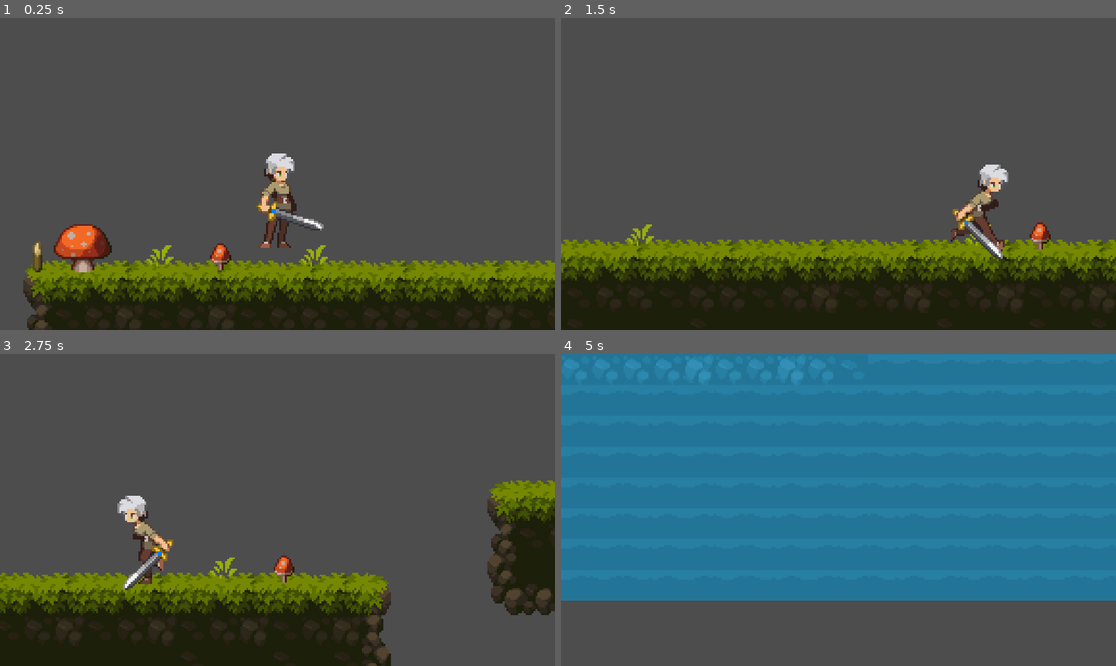
Above: before the commit, frames 1-4 (two rows, left to right).
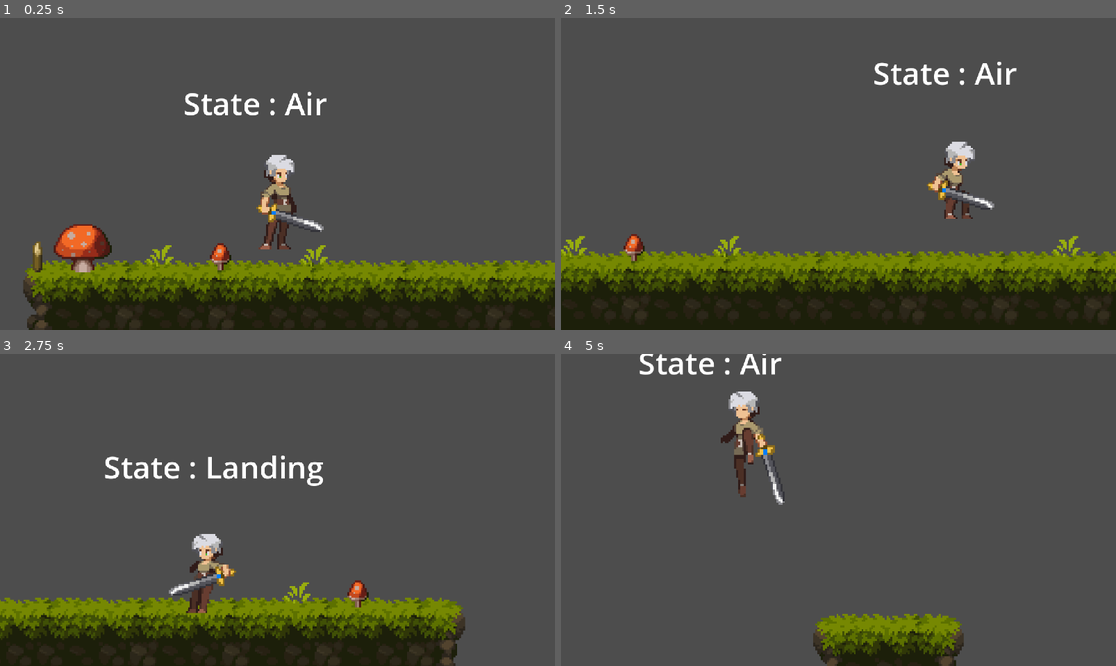
Above: after the commit, the same moments.

Repository: Massimosch/platformer2d
Game: Godot game, scene res://Levels/level01.tscn
The game is run twice, just before and just after one commit, with the same random seed, the same clock (stepped at 60 frames per second) and the same inputs.
Inputs:
- Up to frame 1 (0.25 s): no input
- Up to frame 2 (1.5 s): hold Space (jump) 0.53-1.28 s; hold D (right) from 0.53 s (still down); tap Space (jump) at 1.35 s
- Up to frame 3 (2.75 s): tap Space (jump) at 1.52, 1.82 s; release D (right) at 2.03 s; hold A (left) from 2.03 s (still down); hold Space (jump) from 2.03 s (still down)
- Up to frame 4 (5 s): release A (left) at 2.78 s; release Space (jump) at 2.78 s; hold D (right) 2.78-4.28 s; tap Space (jump) at 2.85, 3.02, 3.32, 4.35, 4.52, 4.82 s; hold Space (jump) 3.53-4.28 s; hold A (left) from 4.28 s (still down)

The runs differ from the first frame. In frame 1, 1.3% of the frame differs, in the area x 33-59%, y 23-75%; in frame 2, 14%; in frame 3, 22%; in frame 4, 83%, in the area x 0-100%, y 0-100%.

Commit message:
State Machine For Player

Diff:
--- a/Characters/AirState.gd
+++ b/Characters/AirState.gd
@@ -2,3 +2,28 @@
 
 
 class_name AirState
+
+@export var landing_state : State
+@export var double_jump_velocity : float = -100
+@export var double_jump_animation : String = ""
+@export var landing_animation : String = ""
+
+var has_double_jumped = false
+
+func state_process(delta):
+	if (character.is_on_floor()):
+		next_state = landing_state
+
+func state_input(event : InputEvent):
+	if(event.is_action_pressed("jump") && !has_double_jumped):
+		double_jump()
+
+func on_exit():
+	if (next_state == landing_state):
+		playback.travel(landing_animation)
+		has_double_jumped = false
+
+func double_jump():
+	character.velocity.y = double_jump_velocity
+	playback.travel(double_jump_animation)
+	has_double_jumped = true
--- a/Characters/CharacterStateMachine.gd
+++ b/Characters/CharacterStateMachine.gd
@@ -3,6 +3,7 @@
 class_name CharacterStateMachine
 
 @export var character : CharacterBody2D
+@export var animation_tree : AnimationTree
 @export var current_state : State
 
 var states : Array[State]
@@ -14,9 +15,26 @@
 
 			#Set the state up with what they need to function
 			child.character = character
+			child.playback = animation_tree["parameters/playback"]
 
 		else:
 			push_warning("Child " + child.name + " is not a State")
 
+func _physics_process(delta):
+	if (current_state.next_state != null):
+		switch_states(current_state.next_state)
+	current_state.state_process(delta)
+
+
 func check_if_can_move():
 	return current_state.can_move
+
+func switch_states(new_state : State):
+	if (current_state != null):
+		current_state.on_exit()
+		current_state.next_state = null
+	current_state = new_state
+	current_state.on_enter()
+
+func _input(event : InputEvent):
+	current_state.state_input(event)
--- a/Characters/GroundState.gd
+++ b/Characters/GroundState.gd
@@ -3,7 +3,12 @@
 class_name GroundState
 @export var jump_velocity : float = -200.0
 @export var air_state : State
+@export var jump_animation : String = ""
 
+
+func state_process(delta):
+	if (!character.is_on_floor()):
+		next_state = air_state
 
 func state_input(event : InputEvent):
 	if(event.is_action_pressed("jump")):
@@ -12,3 +17,4 @@
 func jump():
 	character.velocity.y = jump_velocity
 	next_state = air_state
+	playback.travel(jump_animation)
--- a/Characters/LandingState.gd
+++ b/Characters/LandingState.gd
@@ -2,3 +2,9 @@
 
 
 class_name LandingState
+@export var landing_animation_name : String = ""
+@export var ground_state : State
+
+func _on_animation_tree_animation_finished(anim_name):
+	if (anim_name == landing_animation_name):
+		next_state = ground_state
--- a/Characters/State.gd
+++ b/Characters/State.gd
@@ -6,7 +6,17 @@
 @export var can_move : bool = true
 
 var character : CharacterBody2D
+var playback : AnimationNodeStateMachinePlayback
 var next_state : State
+
+func state_process(delta):
+	pass
 
 func state_input(event : InputEvent):
 	pass
+
+func on_enter():
+	pass
+
+func on_exit():
+	pass
--- /dev/null
+++ b/Characters/StateDebugLabel.gd
@@ -0,0 +1,11 @@
+extends Label
+@export var state_machine : CharacterStateMachine
+
+# Called when the node enters the scene tree for the first time.
+func _ready():
+	pass # Replace with function body.
+
+
+# Called every frame. 'delta' is the elapsed time since the previous frame.
+func _process(delta):
+	text = "State : " + state_machine.current_state.name
--- a/Characters/player.gd
+++ b/Characters/player.gd
@@ -1,20 +1,15 @@
 extends CharacterBody2D
 
-
 @export var speed : float = 200.0
-
-@export var double_jump_velocity : float = -100
-
 @onready var sprite : Sprite2D = $Sprite2D
 @onready var animation_tree : AnimationTree = $AnimationTree
 @onready var state_machine : CharacterStateMachine = $CharacterStateMachine
 
 #hae gravity projekti settingeistä ja synccc rigidbody nodejen kanssa
 var gravity = ProjectSettings.get_setting("physics/2d/default_gravity")
-var has_double_jumped : bool = false
-var animation_locked : bool = false
+
 var direction : Vector2 = Vector2.ZERO
-var was_in_air : bool = false
+
 
 func _ready():
 	#VOISI MYÖS VALITA ANIMATION TREESTÄ ACTIVE = ON
@@ -25,22 +20,6 @@
 	# Add the gravity.
 	if not is_on_floor():
 		velocity += get_gravity() * delta
-		was_in_air = true
-	else:
-		has_double_jumped = false
-
-		if was_in_air == true:
-			land()
-			was_in_air = false
-
-	# Handle jump.
-	if Input.is_action_just_pressed("jump"):
-		if is_on_floor():
-			#Normal jump
-			pass
-		elif not has_double_jumped:
-			double_jump()
-
 
 	# Get the input direction and handle the movement/deceleration.
 	# As good practice, you should replace UI actions with custom gameplay actions.
@@ -51,10 +30,10 @@
 		velocity.x = move_toward(velocity.x, 0, speed)
 
 	move_and_slide()
-	update_animation()
+	update_animation_parameters()
 	update_facing_dir()
 
-func update_animation():
+func update_animation_parameters():
 	animation_tree.set("parameters/Move/blend_position", direction.x)
 
 
@@ -63,11 +42,3 @@
 		sprite.flip_h = false
 	elif direction.x < 0:
 		sprite.flip_h = true
-
-func double_jump():
-	velocity.y = double_jump_velocity
-	animation_locked = true
-	has_double_jumped = true
-
-func land():
-	animation_locked = true
--- a/Characters/player.tscn
+++ b/Characters/player.tscn
@@ -1,293 +1,14 @@
-[gd_scene load_steps=58 format=3 uid="uid://bgsi1vo3el1wv"]
+[gd_scene load_steps=32 format=3 uid="uid://bgsi1vo3el1wv"]
 
 [ext_resource type="Texture2D" uid="uid://dep52ujq4gv51" path="res://Art/Legacy-Fantasy - High Forest 2.3/Character/Idle/Idle-Sheet.png" id="1_5mj4t"]
 [ext_resource type="Script" uid="uid://bxq1vd4trhlp7" path="res://Characters/player.gd" id="1_eovys"]
-[ext_resource type="Texture2D" uid="uid://bvje7ycjnft1n" path="res://Art/Legacy-Fantasy - High Forest 2.3/Character/Jump-End/Jump-End-Sheet.png" id="3_4m0gv"]
 [ext_resource type="Texture2D" uid="uid://5m6rpw5jp7l" path="res://Art/Legacy-Fantasy - High Forest 2.3/Character/Run/Run-Sheet.png" id="3_vb825"]
-[ext_resource type="Texture2D" uid="uid://b1vdgjk1l2cu7" path="res://Art/Legacy-Fantasy - High Forest 2.3/Character/Jump-Start/Jump-Start-Sheet.png" id="4_p728j"]
 [ext_resource type="Texture2D" uid="uid://ent726f0jcyx" path="res://Art/Legacy-Fantasy - High Forest 2.3/Character/Jumlp-All/Jump-All-Sheet.png" id="5_5slg2"]
 [ext_resource type="Script" uid="uid://blu6jnyrcjnu" path="res://Characters/CharacterStateMachine.gd" id="7_p728j"]
 [ext_resource type="Script" uid="uid://dbwdr01nxqe5p" path="res://Characters/GroundState.gd" id="8_5slg2"]
 [ext_resource type="Script" uid="uid://5kkng6c3s4q2" path="res://Characters/AirState.gd" id="9_w3rah"]
 [ext_resource type="Script" uid="uid://d1w14p1bwafxl" path="res://Characters/LandingState.gd" id="10_c4gpq"]
-
-[sub_resource type="AtlasTexture" id="AtlasTexture_65n15"]
-atlas = ExtResource("1_5mj4t")
-region = Rect2(0, 0, 64, 80)
-
-[sub_resource type="AtlasTexture" id="AtlasTexture_l48on"]
-atlas = ExtResource("1_5mj4t")
-region = Rect2(64, 0, 64, 80)
-
-[sub_resource type="AtlasTexture" id="AtlasTexture_4m0gv"]
-atlas = ExtResource("1_5mj4t")
-region = Rect2(128, 0, 64, 80)
-
-[sub_resource type="AtlasTexture" id="AtlasTexture_p728j"]
-atlas = ExtResource("1_5mj4t")
-region = Rect2(192, 0, 64, 80)
-
-[sub_resource type="AtlasTexture" id="AtlasTexture_6a624"]
-atlas = ExtResource("4_p728j")
-region = Rect2(128, 0, 64, 64)
-
-[sub_resource type="AtlasTexture" id="AtlasTexture_oxvfy"]
-atlas = ExtResource("4_p728j")
-region = Rect2(192, 0, 64, 64)
-
-[sub_resource type="AtlasTexture" id="AtlasTexture_iga2k"]
-atlas = ExtResource("3_4m0gv")
-region = Rect2(0, 0, 64, 64)
-
-[sub_resource type="AtlasTexture" id="AtlasTexture_y0e2x"]
-atlas = ExtResource("3_4m0gv")
-region = Rect2(64, 0, 64, 64)
-
-[sub_resource type="AtlasTexture" id="AtlasTexture_8an5f"]
-atlas = ExtResource("3_4m0gv")
-region = Rect2(128, 0, 64, 64)
-
-[sub_resource type="AtlasTexture" id="AtlasTexture_1k0q4"]
-atlas = ExtResource("5_5slg2")
-region = Rect2(256, 0, 64, 64)
-
-[sub_resource type="AtlasTexture" id="AtlasTexture_d6p4m"]
-atlas = ExtResource("5_5slg2")
-region = Rect2(320, 0, 64, 64)
-
-[sub_resource type="AtlasTexture" id="AtlasTexture_foksl"]
-atlas = ExtResource("5_5slg2")
-region = Rect2(384, 0, 64, 64)
-
-[sub_resource type="AtlasTexture" id="AtlasTexture_0dcce"]
-atlas = ExtResource("5_5slg2")
-region = Rect2(448, 0, 64, 64)
-
-[sub_resource type="AtlasTexture" id="AtlasTexture_go50p"]
-atlas = ExtResource("5_5slg2")
-region = Rect2(512, 0, 64, 64)
-
-[sub_resource type="AtlasTexture" id="AtlasTexture_puhia"]
-atlas = ExtResource("5_5slg2")
-region = Rect2(576, 0, 64, 64)
-
-[sub_resource type="AtlasTexture" id="AtlasTexture_0qaj4"]
-atlas = ExtResource("4_p728j")
-region = Rect2(0, 0, 64, 64)
-
-[sub_resource type="AtlasTexture" id="AtlasTexture_h3pa0"]
-atlas = ExtResource("4_p728j")
-region = Rect2(64, 0, 64, 64)
-
-[sub_resource type="AtlasTexture" id="AtlasTexture_ibds6"]
-atlas = ExtResource("4_p728j")
-region = Rect2(128, 0, 64, 64)
-
-[sub_resource type="AtlasTexture" id="AtlasTexture_aw3oq"]
-atlas = ExtResource("4_p728j")
-region = Rect2(192, 0, 64, 64)
-
-[sub_resource type="AtlasTexture" id="AtlasTexture_0l7lf"]
-atlas = ExtResource("5_5slg2")
-region = Rect2(256, 0, 64, 64)
-
-[sub_resource type="AtlasTexture" id="AtlasTexture_0rrrc"]
-atlas = ExtResource("5_5slg2")
-region = Rect2(320, 0, 64, 64)
-
-[sub_resource type="AtlasTexture" id="AtlasTexture_4heda"]
-atlas = ExtResource("5_5slg2")
-region = Rect2(384, 0, 64, 64)
-
-[sub_resource type="AtlasTexture" id="AtlasTexture_bwhr1"]
-atlas = ExtResource("5_5slg2")
-region = Rect2(448, 0, 64, 64)
-
-[sub_resource type="AtlasTexture" id="AtlasTexture_3ibbd"]
-atlas = ExtResource("5_5slg2")
-region = Rect2(512, 0, 64, 64)
-
-[sub_resource type="AtlasTexture" id="AtlasTexture_7h813"]
-atlas = ExtResource("5_5slg2")
-region = Rect2(576, 0, 64, 64)
-
-[sub_resource type="AtlasTexture" id="AtlasTexture_m0yi4"]
-atlas = ExtResource("5_5slg2")
-region = Rect2(640, 0, 64, 64)
-
-[sub_resource type="AtlasTexture" id="AtlasTexture_o4h37"]
-atlas = ExtResource("5_5slg2")
-region = Rect2(704, 0, 64, 64)
-
-[sub_resource type="AtlasTexture" id="AtlasTexture_5slg2"]
-atlas = ExtResource("3_vb825")
-region = Rect2(0, 0, 80, 80)
-
-[sub_resource type="AtlasTexture" id="AtlasTexture_cbmiu"]
-atlas = ExtResource("3_vb825")
-region = Rect2(80, 0, 80, 80)
-
-[sub_resource type="AtlasTexture" id="AtlasTexture_w3rah"]
-atlas = ExtResource("3_vb825")
-region = Rect2(160, 0, 80, 80)
-
-[sub_resource type="AtlasTexture" id="AtlasTexture_c4gpq"]
-atlas = ExtResource("3_vb825")
-region = Rect2(240, 0, 80, 80)
-
-[sub_resource type="AtlasTexture" id="AtlasTexture_642pg"]
-atlas = ExtResource("3_vb825")
-region = Rect2(320, 0, 80, 80)
-
-[sub_resource type="AtlasTexture" id="AtlasTexture_q6x5r"]
-atlas = ExtResource("3_vb825")
-region = Rect2(400, 0, 80, 80)
-
-[sub_resource type="AtlasTexture" id="AtlasTexture_22qw1"]
-atlas = ExtResource("3_vb825")
-region = Rect2(480, 0, 80, 80)
-
-[sub_resource type="AtlasTexture" id="AtlasTexture_mevwr"]
-atlas = ExtResource("3_vb825")
-region = Rect2(560, 0, 80, 80)
-
-[sub_resource type="SpriteFrames" id="SpriteFrames_iga2k"]
-animations = [{
-"frames": [{
-"duration": 1.0,
-"texture": SubResource("AtlasTexture_65n15")
-}, {
-"duration": 1.0,
-"texture": SubResource("AtlasTexture_l48on")
-}, {
-"duration": 1.0,
-"texture": SubResource("AtlasTexture_4m0gv")
-}, {
-"duration": 1.0,
-"texture": SubResource("AtlasTexture_p728j")
-}],
-"loop": true,
-"name": &"idle",
-"speed": 10.0
-}, {
-"frames": [{
-"duration": 1.0,
-"texture": SubResource("AtlasTexture_6a624")
-}, {
-"duration": 1.0,
-"texture": SubResource("AtlasTexture_oxvfy")
-}],
-"loop": false,
-"name": &"jump_double",
-"speed": 10.0
-}, {
-"frames": [{
-"duration": 1.0,
-"texture": SubResource("AtlasTexture_iga2k")
-}, {
-"duration": 1.0,
-"texture": SubResource("AtlasTexture_y0e2x")
-}, {
-"duration": 1.0,
-"texture": SubResource("AtlasTexture_8an5f")
-}],
-"loop": false,
-"name": &"jump_end",
-"speed": 10.0
-}, {
-"frames": [{
-"duration": 1.0,
-"texture": SubResource("AtlasTexture_1k0q4")
-}, {
-"duration": 1.0,
-"texture": SubResource("AtlasTexture_d6p4m")
-}, {
-"duration": 1.0,
-"texture": SubResource("AtlasTexture_foksl")
-}, {
-"duration": 1.0,
-"texture": SubResource("AtlasTexture_0dcce")
-}, {
-"duration": 1.0,
-"texture": SubResource("AtlasTexture_go50p")
-}, {
-"duration": 1.0,
-"texture": SubResource("AtlasTexture_puhia")
-}],
-"loop": true,
-"name": &"jump_loop",
-"speed": 10.0
-}, {
-"frames": [{
-"duration": 1.0,
-"texture": SubResource("AtlasTexture_0qaj4")
-}, {
-"duration": 1.0,
-"texture": SubResource("AtlasTexture_h3pa0")
-}, {
-"duration": 1.0,
-"texture": SubResource("AtlasTexture_ibds6")
-}, {
-"duration": 1.0,
-"texture": SubResource("AtlasTexture_aw3oq")
-}, {
-"duration": 1.0,
-"texture": SubResource("AtlasTexture_0l7lf")
-}, {
-"duration": 1.0,
-"texture": SubResource("AtlasTexture_0rrrc")
-}, {
-"duration": 1.0,
-"texture": SubResource("AtlasTexture_4heda")
-}, {
-"duration": 1.0,
-"texture": SubResource("AtlasTexture_bwhr1")
-}, {
-"duration": 1.0,
-"texture": SubResource("AtlasTexture_3ibbd")
-}, {
-"duration": 1.0,
-"texture": SubResource("AtlasTexture_7h813")
-}, {
-"duration": 1.0,
-"texture": SubResource("AtlasTexture_m0yi4")
-}, {
-"duration": 1.0,
-"texture": SubResource("AtlasTexture_o4h37")
-}],
-"loop": false,
-"name": &"jump_start",
-"speed": 10.0
-}, {
-"frames": [{
-"duration": 1.0,
-"texture": SubResource("AtlasTexture_5slg2")
-}, {
-"duration": 1.0,
-"texture": SubResource("AtlasTexture_cbmiu")
-}, {
-"duration": 1.0,
-"texture": SubResource("AtlasTexture_w3rah")
-}, {
-"duration": 1.0,
-"texture": SubResource("AtlasTexture_c4gpq")
-}, {
-"duration": 1.0,
-"texture": SubResource("AtlasTexture_642pg")
-}, {
-"duration": 1.0,
-"texture": SubResource("AtlasTexture_q6x5r")
-}, {
-"duration": 1.0,
-"texture": SubResource("AtlasTexture_22qw1")
-}, {
-"duration": 1.0,
-"texture": SubResource("AtlasTexture_mevwr")
-}],
-"loop": true,
-"name": &"run",
-"speed": 10.0
-}]
+[ext_resource type="Script" uid="uid://ek5gr30p83n8" path="res://Characters/StateDebugLabel.gd" id="11_c4gpq"]
 
 [sub_resource type="CapsuleShape2D" id="CapsuleShape2D_ywxx0"]
 radius = 8.0
@@ -326,10 +47,10 @@
 tracks/2/interp = 1
 tracks/2/loop_wrap = true
 tracks/2/keys = {
-"times": PackedFloat32Array(0),
-"transitions": PackedFloat32Array(1),
-"update": 1,
-"values": [0]
+"times": PackedFloat32Array(),
+"transitions": PackedFloat32Array(),
+"update": 1,
+"values": []
 }
 
 [sub_resource type="Animation" id="Animation_4m0gv"]
@@ -372,6 +93,88 @@
 "transitions": PackedFloat32Array(1, 1, 1, 1),
 "update": 1,
 "values": [0, 1, 2, 3]
+}
+
+[sub_resource type="Animation" id="Animation_642pg"]
+resource_name = "jump_end"
+length = 0.3
+step = 0.1
+tracks/0/type = "value"
+tracks/0/imported = false
+tracks/0/enabled = true
+tracks/0/path = NodePath("Sprite2D:texture")
+tracks/0/interp = 1
+tracks/0/loop_wrap = true
+tracks/0/keys = {
+"times": PackedFloat32Array(0),
+"transitions": PackedFloat32Array(1),
+"update": 1,
+"values": [ExtResource("5_5slg2")]
+}
+tracks/1/type = "value"
+tracks/1/imported = false
+tracks/1/enabled = true
+tracks/1/path = NodePath("Sprite2D:hframes")
+tracks/1/interp = 1
+tracks/1/loop_wrap = true
+tracks/1/keys = {
+"times": PackedFloat32Array(0),
+"transitions": PackedFloat32Array(1),
+"update": 1,
+"values": [15]
+}
+tracks/2/type = "value"
+tracks/2/imported = false
+tracks/2/enabled = true
+tracks/2/path = NodePath("Sprite2D:frame")
+tracks/2/interp = 1
+tracks/2/loop_wrap = true
+tracks/2/keys = {
+"times": PackedFloat32Array(0, 0.1, 0.2),
+"transitions": PackedFloat32Array(1, 1, 1),
+"update": 1,
+"values": [12, 13, 14]
+}
+
+[sub_resource type="Animation" id="Animation_c4gpq"]
+resource_name = "jump_start"
+length = 1.2
+step = 0.1
+tracks/0/type = "value"
+tracks/0/imported = false
+tracks/0/enabled = true
+tracks/0/path = NodePath("Sprite2D:texture")
+tracks/0/interp = 1
+tracks/0/loop_wrap = true
+tracks/0/keys = {
+"times": PackedFloat32Array(0),
+"transitions": PackedFloat32Array(1),
+"update": 1,
+"values": [ExtResource("5_5slg2")]
+}
+tracks/1/type = "value"
+tracks/1/imported = false
+tracks/1/enabled = true
+tracks/1/path = NodePath("Sprite2D:hframes")
+tracks/1/interp = 1
+tracks/1/loop_wrap = true
+tracks/1/keys = {
+"times": PackedFloat32Array(0),
+"transitions": PackedFloat32Array(1),
+"update": 1,
+"values": [15]
+}
+tracks/2/type = "value"
+tracks/2/imported = false
+tracks/2/enabled = true
+tracks/2/path = NodePath("Sprite2D:frame")
+tracks/2/interp = 1
+tracks/2/loop_wrap = true
+tracks/2/keys = {
+"times": PackedFloat32Array(0, 0.1, 0.2, 0.3, 0.4, 0.5, 0.6, 0.7, 0.8, 0.9, 1, 1.1),
+"transitions": PackedFloat32Array(1, 1, 1, 1, 1, 1, 1, 1, 1, 1, 1, 1),
+"update": 1,
+"values": [0, 1, 2, 3, 4, 5, 6, 7, 8, 9, 10, 11]
 }
 
 [sub_resource type="Animation" id="Animation_5slg2"]
@@ -428,10 +231,53 @@
 "values": [0, 1, 2, 3, 4, 5, 6, 7]
 }
 
+[sub_resource type="Animation" id="Animation_q6x5r"]
+resource_name = "double_jump"
+step = 0.1
+tracks/0/type = "value"
+tracks/0/imported = false
+tracks/0/enabled = true
+tracks/0/path = NodePath("Sprite2D:texture")
+tracks/0/interp = 1
+tracks/0/loop_wrap = true
+tracks/0/keys = {
+"times": PackedFloat32Array(0),
+"transitions": PackedFloat32Array(1),
+"update": 1,
+"values": [ExtResource("5_5slg2")]
+}
+tracks/1/type = "value"
+tracks/1/imported = false
+tracks/1/enabled = true
+tracks/1/path = NodePath("Sprite2D:hframes")
+tracks/1/interp = 1
+tracks/1/loop_wrap = true
+tracks/1/keys = {
+"times": PackedFloat32Array(0),
+"transitions": PackedFloat32Array(1),
+"update": 1,
+"values": [15]
+}
+tracks/2/type = "value"
+tracks/2/imported = false
+tracks/2/enabled = true
+tracks/2/path = NodePath("Sprite2D:frame")
+tracks/2/interp = 1
+tracks/2/loop_wrap = true
+tracks/2/keys = {
+"times": PackedFloat32Array(0, 0.1, 0.2, 0.3, 0.4, 0.5, 0.6, 0.7, 0.8, 0.9),
+"transitions": PackedFloat32Array(1, 1, 1, 1, 1, 1, 1, 1, 1, 1),
+"update": 1,
+"values": [2, 3, 4, 5, 6, 7, 8, 9, 10, 11]
+}
+
 [sub_resource type="AnimationLibrary" id="AnimationLibrary_cbmiu"]
 _data = {
 &"RESET": SubResource("Animation_p728j"),
+&"double_jump": SubResource("Animation_q6x5r"),
 &"idle": SubResource("Animation_4m0gv"),
+&"jump_end": SubResource("Animation_642pg"),
+&"jump_start": SubResource("Animation_c4gpq"),
 &"run": SubResource("Animation_5slg2")
 }
 
@@ -453,31 +299,52 @@
 blend_point_2/pos = -1.0
 blend_mode = 1
 
+[sub_resource type="AnimationNodeAnimation" id="AnimationNodeAnimation_22qw1"]
+animation = &"double_jump"
+
+[sub_resource type="AnimationNodeAnimation" id="AnimationNodeAnimation_mevwr"]
+animation = &"jump_end"
+
+[sub_resource type="AnimationNodeAnimation" id="AnimationNodeAnimation_iga2k"]
+animation = &"jump_start"
+
 [sub_resource type="AnimationNodeStateMachineTransition" id="AnimationNodeStateMachineTransition_22qw1"]
 advance_mode = 2
 
+[sub_resource type="AnimationNodeStateMachineTransition" id="AnimationNodeStateMachineTransition_y0e2x"]
+
+[sub_resource type="AnimationNodeStateMachineTransition" id="AnimationNodeStateMachineTransition_8an5f"]
+
+[sub_resource type="AnimationNodeStateMachineTransition" id="AnimationNodeStateMachineTransition_0qaj4"]
+switch_mode = 2
+advance_mode = 2
+
+[sub_resource type="AnimationNodeStateMachineTransition" id="AnimationNodeStateMachineTransition_h3pa0"]
+
+[sub_resource type="AnimationNodeStateMachineTransition" id="AnimationNodeStateMachineTransition_ibds6"]
+
 [sub_resource type="AnimationNodeStateMachine" id="AnimationNodeStateMachine_mevwr"]
 states/Move/node = SubResource("AnimationNodeBlendSpace1D_q6x5r")
-states/Move/position = Vector2(410, 100)
-transitions = ["Start", "Move", SubResource("AnimationNodeStateMachineTransition_22qw1")]
+states/Move/position = Vector2(410, 112)
+states/double_jump/node = SubResource("AnimationNodeAnimation_22qw1")
+states/double_jump/position = Vector2(410, -86)
+states/jump_end/node = SubResource("AnimationNodeAnimation_mevwr")
+states/jump_end/position = Vector2(595, 5)
+states/jump_start/node = SubResource("AnimationNodeAnimation_iga2k")
+states/jump_start/position = Vector2(410, 5)
+transitions = ["Start", "Move", SubResource("AnimationNodeStateMachineTransition_22qw1"), "Move", "jump_start", SubResource("AnimationNodeStateMachineTransition_y0e2x"), "jump_start", "jump_end", SubResource("AnimationNodeStateMachineTransition_8an5f"), "jump_end", "Move", SubResource("AnimationNodeStateMachineTransition_0qaj4"), "jump_start", "double_jump", SubResource("AnimationNodeStateMachineTransition_h3pa0"), "double_jump", "jump_end", SubResource("AnimationNodeStateMachineTransition_ibds6")]
+graph_offset = Vector2(-79, -124)
 
 [node name="Player" type="CharacterBody2D"]
 script = ExtResource("1_eovys")
-double_jump_velocity = -150.0
-
-[node name="AnimatedSprite2D" type="AnimatedSprite2D" parent="."]
-visible = false
-sprite_frames = SubResource("SpriteFrames_iga2k")
-animation = &"jump_double"
-autoplay = "idle"
+
+[node name="CollisionShape2D" type="CollisionShape2D" parent="."]
+position = Vector2(0, 8)
+shape = SubResource("CapsuleShape2D_ywxx0")
+
+[node name="Sprite2D" type="Sprite2D" parent="."]
+position = Vector2(-32, -32)
 centered = false
-offset = Vector2(-32, -40)
-
-[node name="CollisionShape2D" type="CollisionShape2D" parent="."]
-position = Vector2(0, 2)
-shape = SubResource("CapsuleShape2D_ywxx0")
-
-[node name="Sprite2D" type="Sprite2D" parent="."]
 
 [node name="AnimationPlayer" type="AnimationPlayer" parent="."]
 libraries = {
@@ -487,22 +354,38 @@
 [node name="AnimationTree" type="AnimationTree" parent="."]
 tree_root = SubResource("AnimationNodeStateMachine_mevwr")
 anim_player = NodePath("../AnimationPlayer")
-parameters/Move/blend_position = 0
-
-[node name="CharacterStateMachine" type="Node" parent="." node_paths=PackedStringArray("character", "current_state")]
+parameters/Move/blend_position = -0.000589252
+
+[node name="CharacterStateMachine" type="Node" parent="." node_paths=PackedStringArray("character", "animation_tree", "current_state")]
 script = ExtResource("7_p728j")
 character = NodePath("..")
+animation_tree = NodePath("../AnimationTree")
 current_state = NodePath("Ground")
 
 [node name="Ground" type="Node" parent="CharacterStateMachine" node_paths=PackedStringArray("air_state")]
 script = ExtResource("8_5slg2")
 air_state = NodePath("../Air")
-
-[node name="Air" type="Node" parent="CharacterStateMachine"]
+jump_animation = "jump_start"
+
+[node name="Air" type="Node" parent="CharacterStateMachine" node_paths=PackedStringArray("landing_state")]
 script = ExtResource("9_w3rah")
-
-[node name="Landing" type="Node" parent="CharacterStateMachine"]
+landing_state = NodePath("../Landing")
+double_jump_animation = "double_jump"
+landing_animation = "jump_end"
+
+[node name="Landing" type="Node" parent="CharacterStateMachine" node_paths=PackedStringArray("ground_state")]
 script = ExtResource("10_c4gpq")
+landing_animation_name = "jump_end"
+ground_state = NodePath("../Ground")
 can_move = false
 
-[connection signal="animation_finished" from="AnimatedSprite2D" to="." method="_on_animated_sprite_2d_animation_finished"]
+[node name="StateDebugLabel" type="Label" parent="." node_paths=PackedStringArray("state_machine")]
+offset_left = -49.0
+offset_top = -55.0
+offset_right = 89.0
+offset_bottom = -32.0
+text = "State: "
+script = ExtResource("11_c4gpq")
+state_machine = NodePath("../CharacterStateMachine")
+
+[connection signal="animation_finished" from="AnimationTree" to="CharacterStateMachine/Landing" method="_on_animation_tree_animation_finished"]
--- a/project.godot
+++ b/project.godot
@@ -49,7 +49,7 @@
 
 [physics]
 
-2d/default_gravity=490.0
+2d/default_gravity=245.0
 
 [rendering]
 
Not shown, added: Characters/StateDebugLabel.gd.uid
